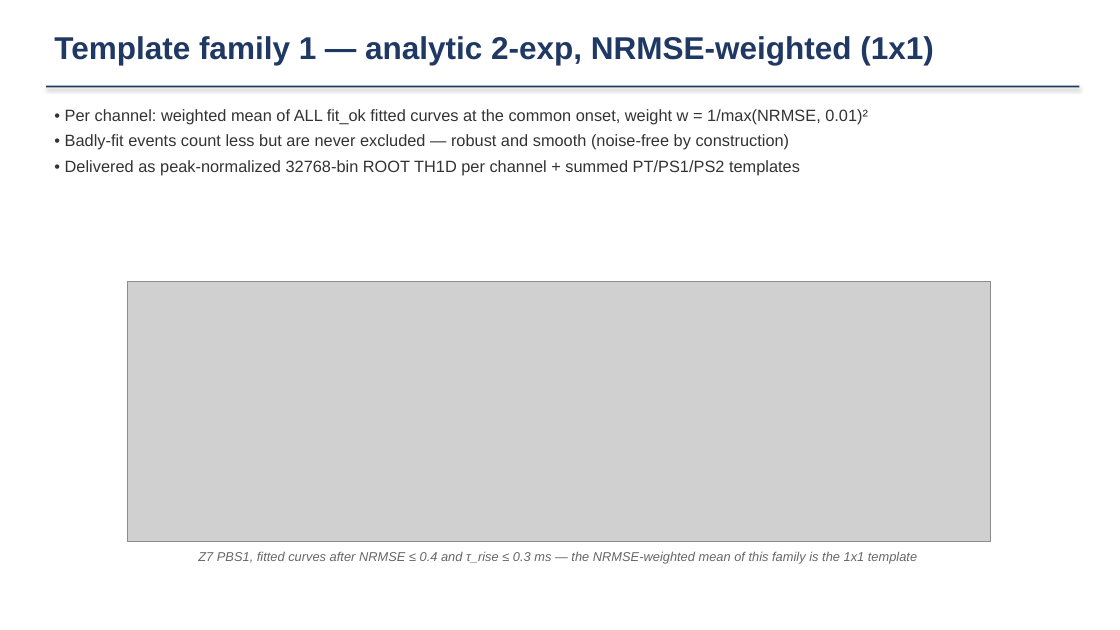
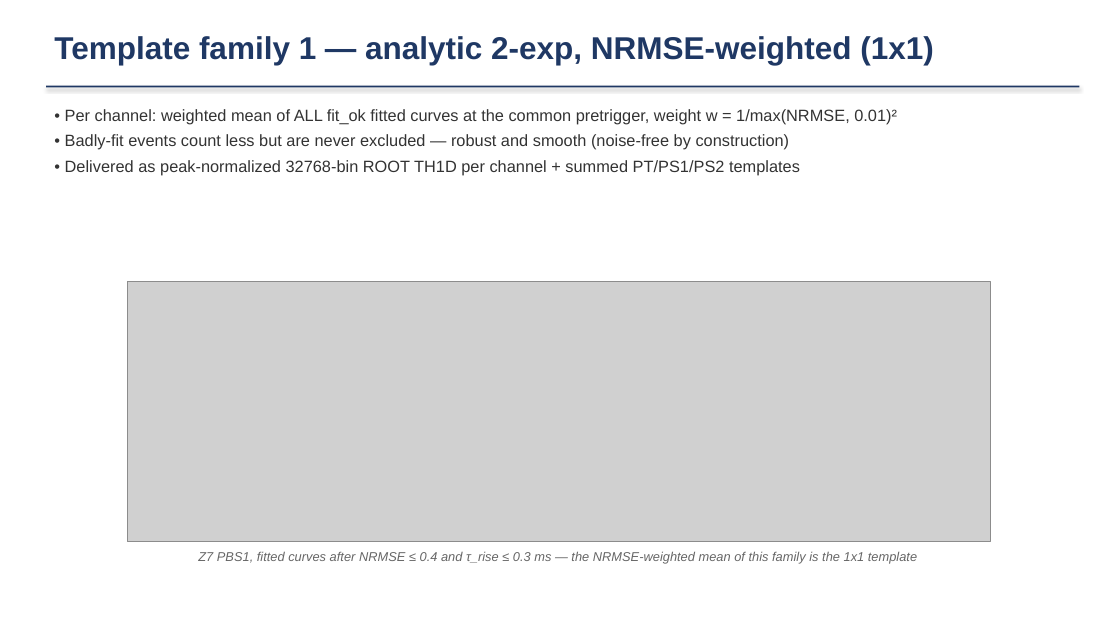
Before and after one commit to ZhihengLi0/urop, a slide deck: slide 11 of snolab/presentation/SNOLAB_R4_pulse_templates_20260715.pptx. Drawn at 1120x630 pixels with LibreOffice and Linux fonts; fonts in the diff are those of the drawing; grey boxes stand for pictures. Boxes give left, top, right and bottom in pixels: in the first picture for what was removed or moved away, otherwise in the second. Text is boxed around its words. In the diff, an @@ line names an element or a change of style, - is before the commit and + after.

```diff
--- a/snolab/presentation/SNOLAB_R4_pulse_templates_20260715.pptx
+++ b/snolab/presentation/SNOLAB_R4_pulse_templates_20260715.pptx
@@ text at [65,109,897,124]: text changed @@
-• Per channel: weighted mean of ALL fit_ok fitted curves at the common onset, weight w = 1/max(NRMSE, 0.01)²
+• Per channel: weighted mean of ALL fit_ok fitted curves at the common pretrigger, weight w = 1/max(NRMSE, 0.01)²
```
Also in this commit, not shown: 4 other slides changed, 7 other files.
